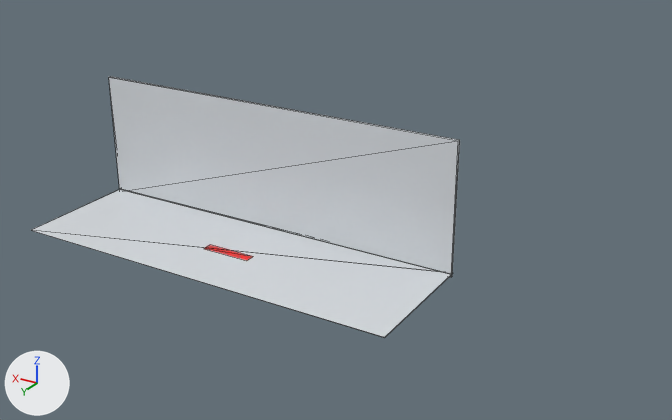
Renders of the OBJ model frontend/public/signs/Bảng hiệu bạt lót tôn 400 x 130.obj from each side of a commit.
One viewpoint serves both versions: a 50 mm camera at (-2.97, 7.01, 3.88) aimed at (0.94, 0.49, 0.62). The axes (+X, +Y, +Z) are drawn at lower left. The lights are the same throughout. The picture after the commit comes second. Mesh edges are drawn as thin lines. Where no turn or scale is listed for an object, it has been applied to the vertices. Vertices at exactly the same position are counted once.

Objects in the first picture: 'bang_hieu_bat_lot_ton_400_x_130'.
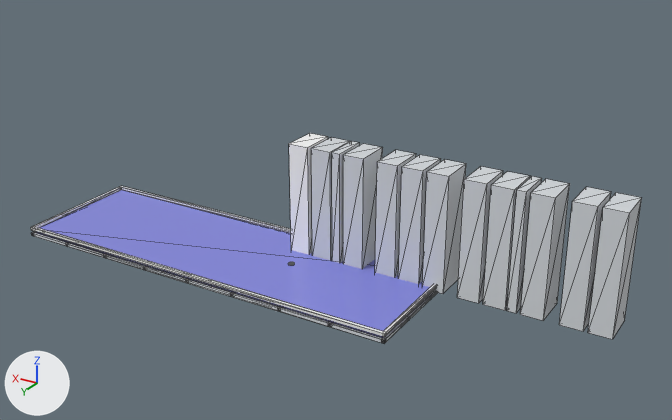
What differs and where, as boxes (x1, y1, x2, y2) in the pictures (672 x 420 px):
'bang_hieu_bat_lot_ton_400_x_130', reshaped (42% wider, 19% shorter): before (31, 77, 460, 338); after (31, 133, 642, 343)
part 1 of me_bang_hieu_bat_lot_ton_400_x_130, added: after (588, 193, 642, 339)
part 2 of me_bang_hieu_bat_lot_ton_400_x_130, added: after (559, 187, 611, 331)
part 3 of me_bang_hieu_bat_lot_ton_400_x_130, added: after (520, 179, 570, 321)
part 4 of me_bang_hieu_bat_lot_ton_400_x_130, added: after (507, 176, 542, 313)
part 5 of me_bang_hieu_bat_lot_ton_400_x_130, added: after (483, 172, 530, 310)
part 6 of me_bang_hieu_bat_lot_ton_400_x_130, added: after (457, 167, 503, 303)
part 7 of me_bang_hieu_bat_lot_ton_400_x_130, added: after (422, 159, 466, 294)
part 8 of me_bang_hieu_bat_lot_ton_400_x_130, added: after (398, 155, 441, 284)
part 9 of me_bang_hieu_bat_lot_ton_400_x_130, added: after (375, 150, 416, 278)
part 10 of me_bang_hieu_bat_lot_ton_400_x_130, added: after (343, 144, 383, 269)
part 11 of me_bang_hieu_bat_lot_ton_400_x_130, added: after (332, 141, 360, 263)
part 12 of me_bang_hieu_bat_lot_ton_400_x_130, added: after (311, 137, 350, 261)
part 13 of me_bang_hieu_bat_lot_ton_400_x_130, added: after (289, 133, 328, 255)
part 14 of me_bang_hieu_bat_lot_ton_400_x_130, deleted: before (206, 245, 253, 260)
part 15 of me_bang_hieu_bat_lot_ton_400_x_130, reshaped: before (31, 77, 460, 337); after (31, 186, 438, 343)
part 16 of me_bang_hieu_bat_lot_ton_400_x_130, recoloured: before (42, 233, 385, 338); after (49, 235, 385, 337)

The change, as a list of edits to the scene's bpy script:
```text
Add mat_mat_d9d9d9:
    mat_mat_d9d9d9 = principled_material('Mat_d9d9d9')
    mat_mat_d9d9d9.base_color = (0.851, 0.851, 0.851)  # white #eeeeee
    mat_mat_d9d9d9.roughness = 0.0
Change me_bang_hieu_bat_lot_ton_400_x_130:
    remove me_bang_hieu_bat_lot_ton_400_x_130.from_pydata(...)  # 26 vertices, 38 faces; spans x 0.0..4.0, y 0.0..1.3, z 0.0..1.3
    remove me_bang_hieu_bat_lot_ton_400_x_130.materials.append(mat_mat_ff0000)  # red #ff0000
    add me_bang_hieu_bat_lot_ton_400_x_130.from_pydata(...)  # 276 vertices, 464 faces; spans x -1.55..4.0, y 0.0..1.3, z -0.03..1.1
    me_bang_hieu_bat_lot_ton_400_x_130 part 1: a new loose piece, a box spanning x -1.55..-1.35, y 0.0..0.35, z 0.0..1.1, in mat_mat_b0b8c0 (light grey #d8dde1)
    me_bang_hieu_bat_lot_ton_400_x_130 part 2: a new loose piece, a box spanning x -1.32..-1.11, y 0.0..0.35, z 0.0..1.1, in mat_mat_b0b8c0 (light grey #d8dde1)
    me_bang_hieu_bat_lot_ton_400_x_130 part 3: a new loose piece, a box spanning x -0.98..-0.78, y 0.0..0.35, z 0.0..1.1, in mat_mat_b0b8c0 (light grey #d8dde1)
    me_bang_hieu_bat_lot_ton_400_x_130 part 4: a new loose piece, a box spanning x -0.742..-0.659, y 0.0..0.35, z 0.0..1.1, in mat_mat_b0b8c0 (light grey #d8dde1)
    me_bang_hieu_bat_lot_ton_400_x_130 part 5: a new loose piece, a box spanning x -0.64..-0.44, y 0.0..0.35, z 0.0..1.1, in mat_mat_b0b8c0 (light grey #d8dde1)
    me_bang_hieu_bat_lot_ton_400_x_130 part 6: a new loose piece, a box spanning x -0.41..-0.2, y 0.0..0.35, z 0.0..1.1, in mat_mat_b0b8c0 (light grey #d8dde1)
    me_bang_hieu_bat_lot_ton_400_x_130 part 7: a new loose piece, a box spanning x -0.07..0.13, y 0.0..0.35, z 0.0..1.1, in mat_mat_b0b8c0 (light grey #d8dde1)
    me_bang_hieu_bat_lot_ton_400_x_130 part 8: a new loose piece, a box spanning x 0.17..0.37, y 0.0..0.35, z 0.0..1.1, in mat_mat_b0b8c0 (light grey #d8dde1)
    me_bang_hieu_bat_lot_ton_400_x_130 part 9: a new loose piece, a box spanning x 0.41..0.61, y 0.0..0.35, z 0.0..1.1, in mat_mat_b0b8c0 (light grey #d8dde1)
    me_bang_hieu_bat_lot_ton_400_x_130 part 10: a new loose piece, a box spanning x 0.74..0.94, y 0.0..0.35, z 0.0..1.1, in mat_mat_b0b8c0 (light grey #d8dde1)
    me_bang_hieu_bat_lot_ton_400_x_130 part 11: a new loose piece, a box spanning x 0.98..1.063, y 0.0..0.35, z 0.0..1.1, in mat_mat_b0b8c0 (light grey #d8dde1)
    me_bang_hieu_bat_lot_ton_400_x_130 part 12: a new loose piece, a box spanning x 1.08..1.28, y 0.0..0.35, z 0.0..1.1, in mat_mat_b0b8c0 (light grey #d8dde1)
    me_bang_hieu_bat_lot_ton_400_x_130 part 13: a new loose piece, a box spanning x 1.32..1.52, y 0.0..0.35, z 0.0..1.1, in mat_mat_ffffff (white #ffffff)
    me_bang_hieu_bat_lot_ton_400_x_130 part 14: the loose piece of 4 vertices spanning x 1.75..2.25, y 0.65..0.75, z 0.03 is deleted
    me_bang_hieu_bat_lot_ton_400_x_130 part 15: 3 vertices moved from x 0.0..4.0, y 0.0..1.3, z 0.02..0.04 to x 0.0..4.0, y 0.0..1.3, z 0.06; 9 vertices removed from x 0.0..4.0, y 0.0..1.3, z 0.02..1.3; 39 vertices added at x 0.0..4.0, y 0.0..1.3, z -0.03..0.06
    me_bang_hieu_bat_lot_ton_400_x_130 part 16: 6 faces spanning x 0.0..4.0, y 0.0..1.3, z 0.03..0.06 switch from mat_mat_b0b8c0 (light grey #d8dde1) to mat_mat_d9d9d9 (white #eeeeee)
    other edits to the shape of me_bang_hieu_bat_lot_ton_400_x_130 do not show in these pictures
    add me_bang_hieu_bat_lot_ton_400_x_130.materials.append(mat_mat_3a3dbb)  # blue #8386de
    add me_bang_hieu_bat_lot_ton_400_x_130.materials.append(mat_mat_ffffff)  # white #ffffff
```
